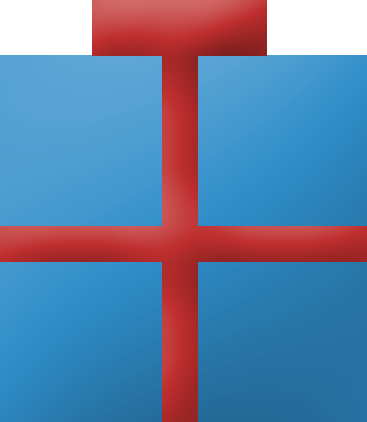
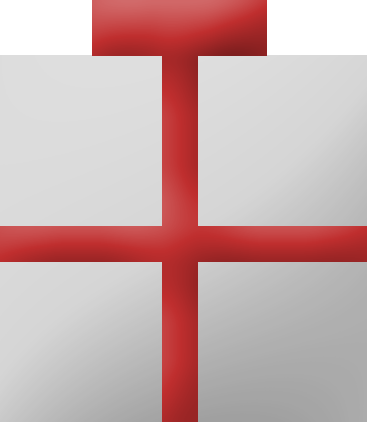
Comparing the layer stacks of the two 367x422 images. Changes:
pixels changed over [0, 55, 367, 422] (layer not identified)
